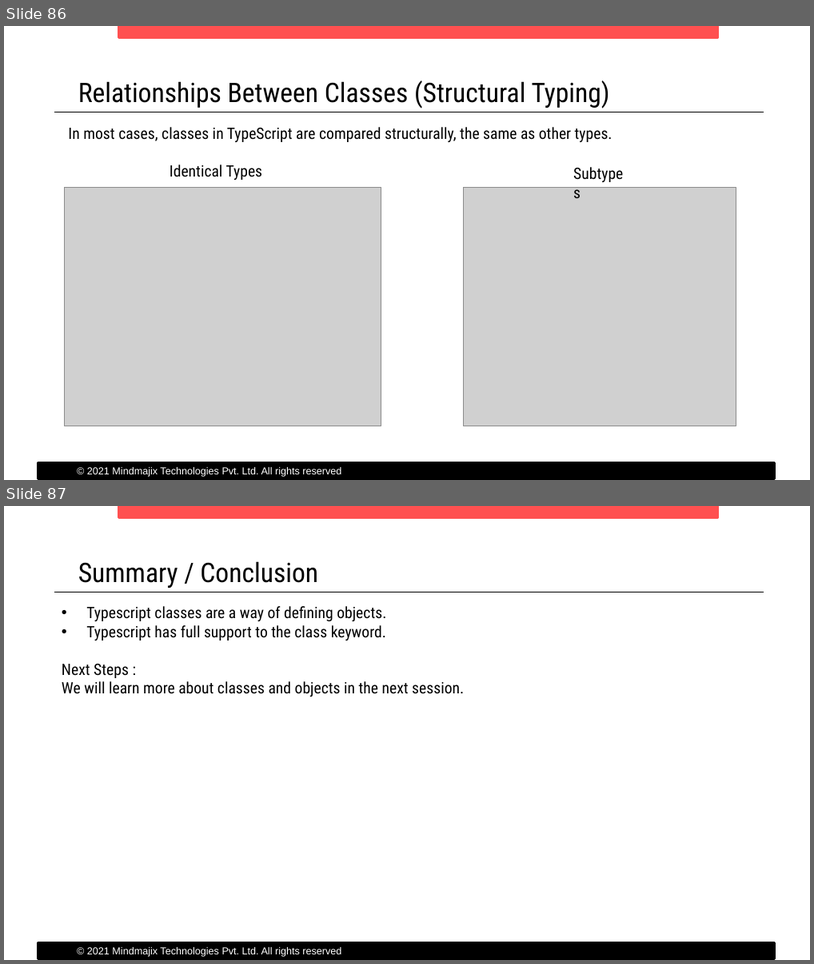
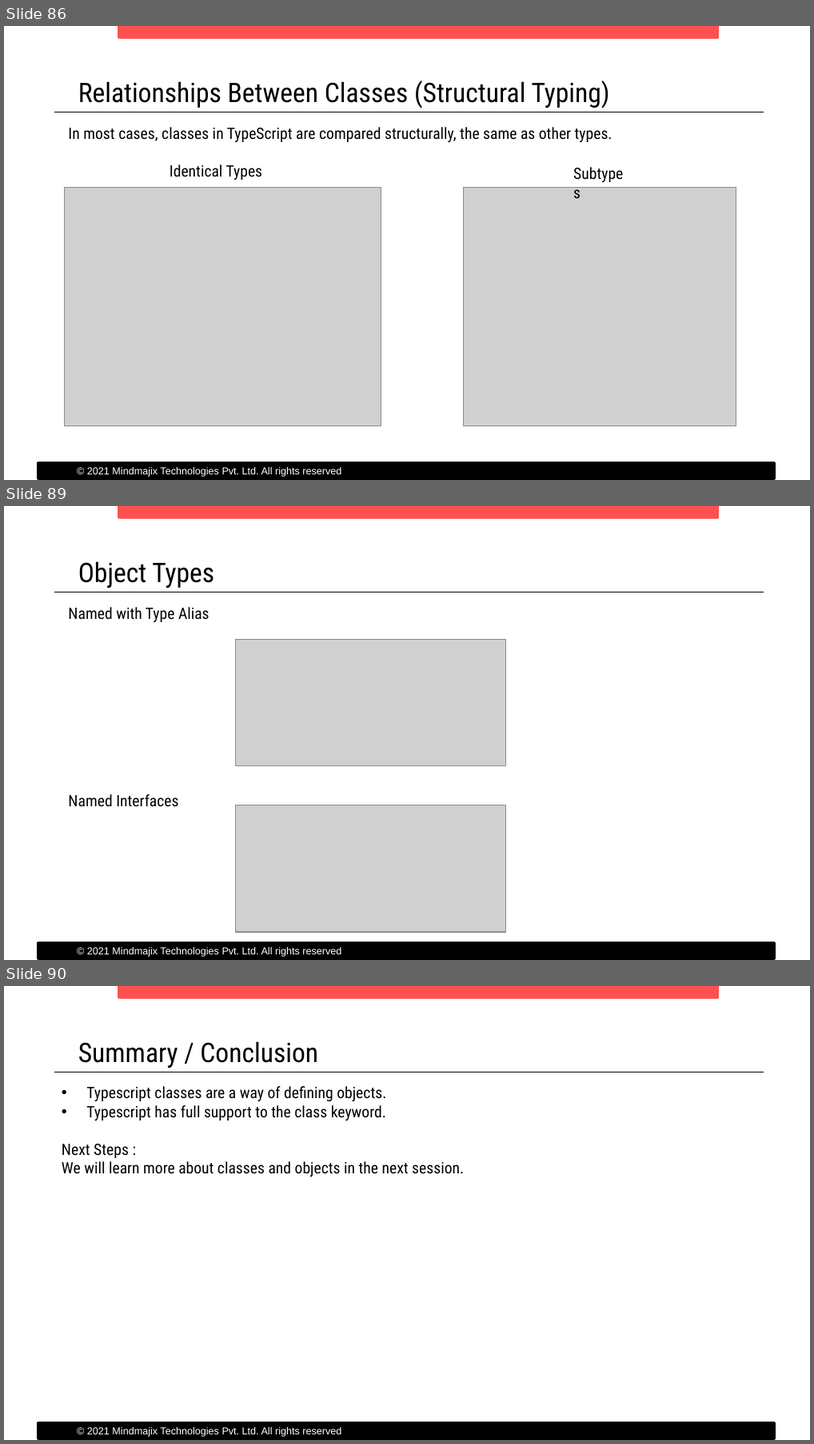
Before and after one commit to benjaminmishra/hello-typescript, a slide deck: docs/Typescript Demo.pptx. Shown one above the other, each under a label of ours: slides 86 and 87 before the commit, slides 86, 89 and 90 after it; the slides between them are not shown. The pictures are 814x964 and 814x1444 pixels, drawn with LibreOffice and Linux fonts; fonts in the diff are those of the drawing; grey boxes stand for pictures. Boxes give left, top, right and bottom in pixels: in the first picture for what was removed or moved away, otherwise in the second. Text is boxed around its words. In the diff, an @@ line names an element or a change of style, - is before the commit and + after.

Commit message:
Added Object types demo

```diff
--- a/docs/Typescript Demo.pptx
+++ b/docs/Typescript Demo.pptx
@@ slide 89 added at box(4, 506, 810, 960), background #FFFFFF @@
@@ rectangle added at box(118, 507, 718, 517), fill #FF5050, outline #FF5050 2 pt @@
@@ text added at box(78, 561, 214, 588), 24 pt, text #000000 @@
+Object Types
@@ line added from (55, 592) to (764, 592), #000000 0.75 pt @@
@@ text added at box(68, 607, 210, 622), 14 pt, text #000000 @@
+              Named with Type Alias
@@ picture added at box(235, 639, 506, 766) @@
@@ text added at box(68, 794, 178, 807), 14 pt, text #000000 @@
+              Named Interfaces
@@ picture added at box(235, 805, 506, 932) @@
@@ rectangle added at box(38, 942, 775, 958), fill #000000, outline #000000 2 pt @@
@@ text added at box(87, 947, 342, 956), 9 pt, text #FFFFFF @@
+© 2021 Mindmajix Technologies Pvt. Ltd. All rights reserved
@@ what was slide 87 is now slide 90 @@
```
Also in this commit, not shown: 1 slide changed, 2 other slides added, 3 other files.
